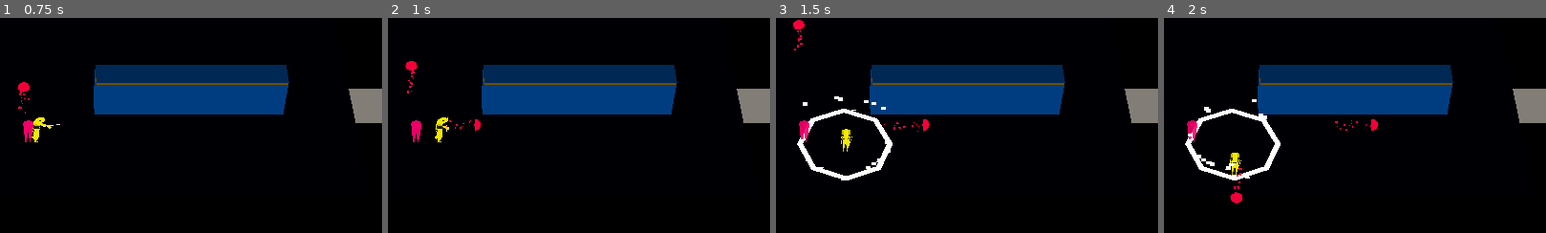
Above: before the commit, frames 1-4 (left to right).
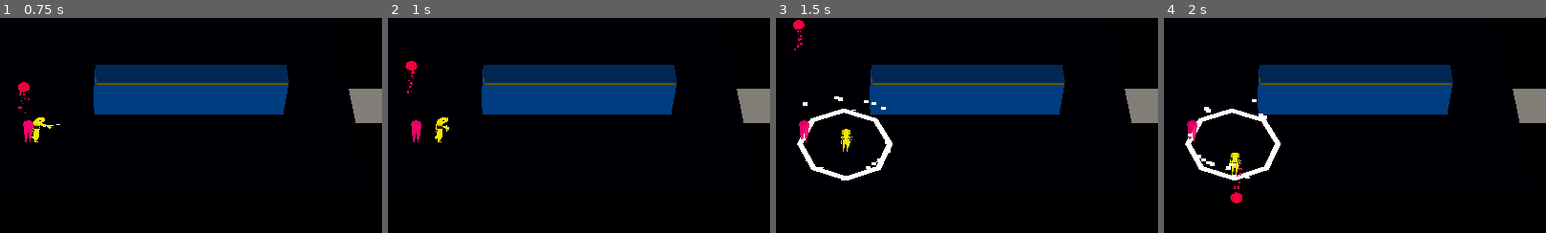
Above: after the commit, the same moments.

Repository: ralabate/30ddl
Game: Godot game, scene res://main.tscn
Same seed, same stepped clock (60 frames per second), same inputs: the game is played once before the commit and once after it.
Inputs:
- Up to frame 1 (0.75 s): tap Enter (ui_accept) at 0.5 s; hold Right (ui_right) from 0.53 s (still down); tap S (player_decoy) at 0.6 s
- Up to frame 2 (1 s): keep holding Right (ui_right); tap Enter (ui_accept) at 0.77 s
- Up to frame 3 (1.5 s): release Right (ui_right) at 1.28 s; hold Down (ui_down) from 1.28 s (still down); tap A (player_mine) at 1.35 s
- Up to frame 4 (2 s): keep holding Down (ui_down); tap Enter (ui_accept) at 1.52 s
The pictures show only the part of the screen within x 50-100%, y 46-96%; the shares and areas given below are measured in that part.

Frame 1 is identical in both runs. In frame 2, less than 0.1% of the frame differs, in the area x 15-25%, y 47-53%; in frame 3, 0.1%; in frame 4, 0.1%, in the area x 44-56%, y 47-53%.

Commit message:
mine powers up your shot, but you can die while inside

Diff:
--- a/gauntlet/player/mine.gd
+++ b/gauntlet/player/mine.gd
@@ -19,9 +19,17 @@
 func _on_body_entered(node: Node3D) -> void:
 	damage_list.append(node)
 
+	if node.is_in_group("player"):
+		var player = node as Player
+		player.set_firing_rate(0.1)
+
 
 func _on_body_exited(node: Node3D) -> void:
 	damage_list.erase(node)
+
+	if node.is_in_group("player"):
+		var player = node as Player
+		player.set_firing_rate(1)
 
 
 func _on_timer_timeout() -> void:
--- a/gauntlet/player/mine.tscn
+++ b/gauntlet/player/mine.tscn
@@ -37,7 +37,7 @@
 
 [node name="Mine" type="Area3D"]
 collision_layer = 2
-collision_mask = 12
+collision_mask = 14
 script = ExtResource("1_iuis7")
 
 [node name="CollisionShape3D" type="CollisionShape3D" parent="."]
--- a/gauntlet/player/player.gd
+++ b/gauntlet/player/player.gd
@@ -8,7 +8,7 @@
 signal death
 
 @export var SPEED = 2.5
-@export var TIME_BETWEEN_SHOTS = 0.1
+@export var TIME_BETWEEN_SHOTS = 1
 
 @onready var lizardprince_idle = %lizardprince_idle
 @onready var lizardprince_attack = %lizardprince_attack
@@ -23,6 +23,8 @@
 
 
 func _ready() -> void:
+	add_to_group("player")
+
 	shot_timer = Timer.new()
 	shot_timer.one_shot = true
 	shot_timer.wait_time = TIME_BETWEEN_SHOTS
@@ -81,6 +83,10 @@
 	move_and_slide()
 
 
+func set_firing_rate(rate: float):
+	shot_timer.wait_time = TIME_BETWEEN_SHOTS * rate
+
+
 func _on_shot_timer_timeout() -> void:
 	can_shoot = true
 
